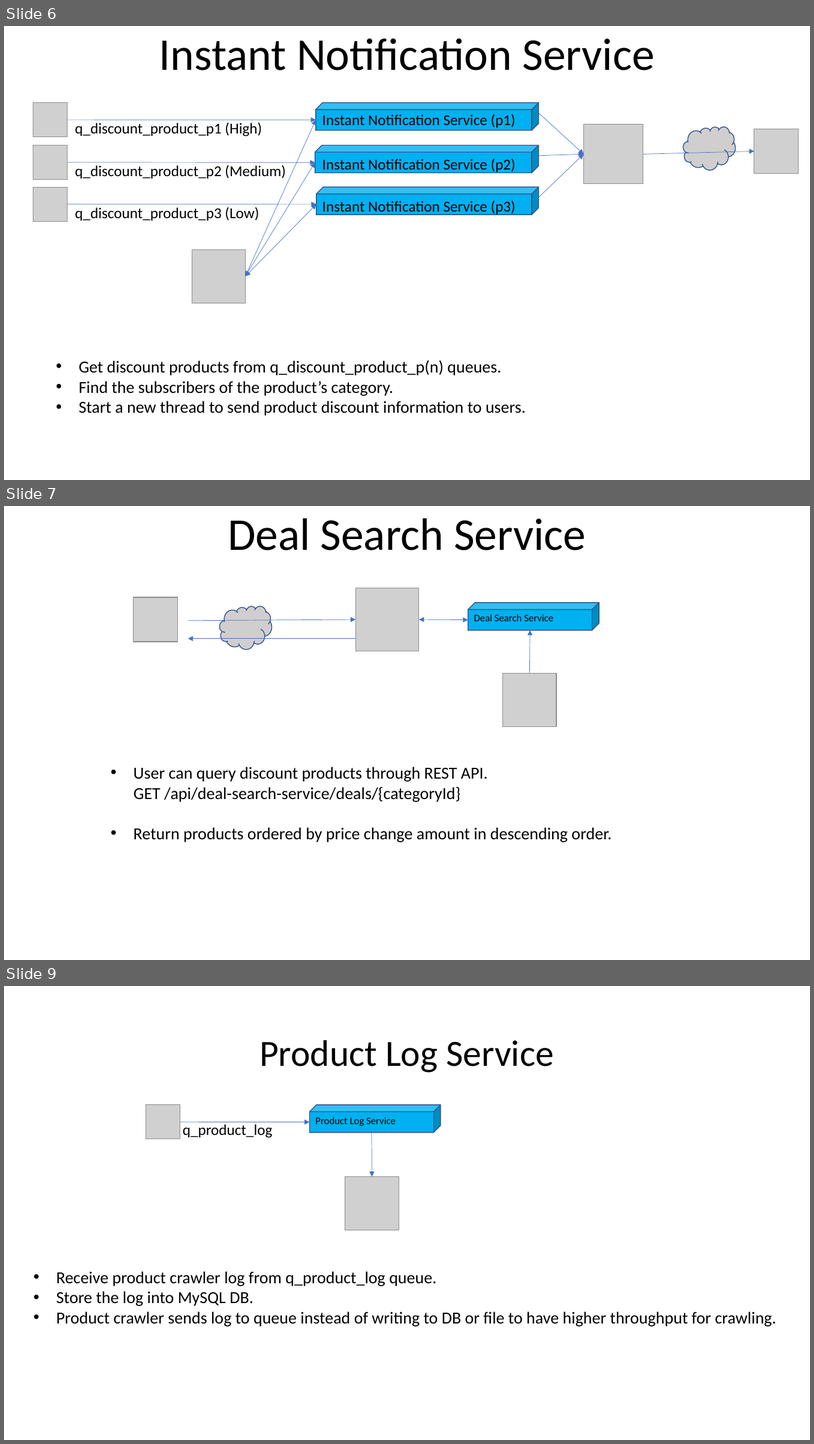
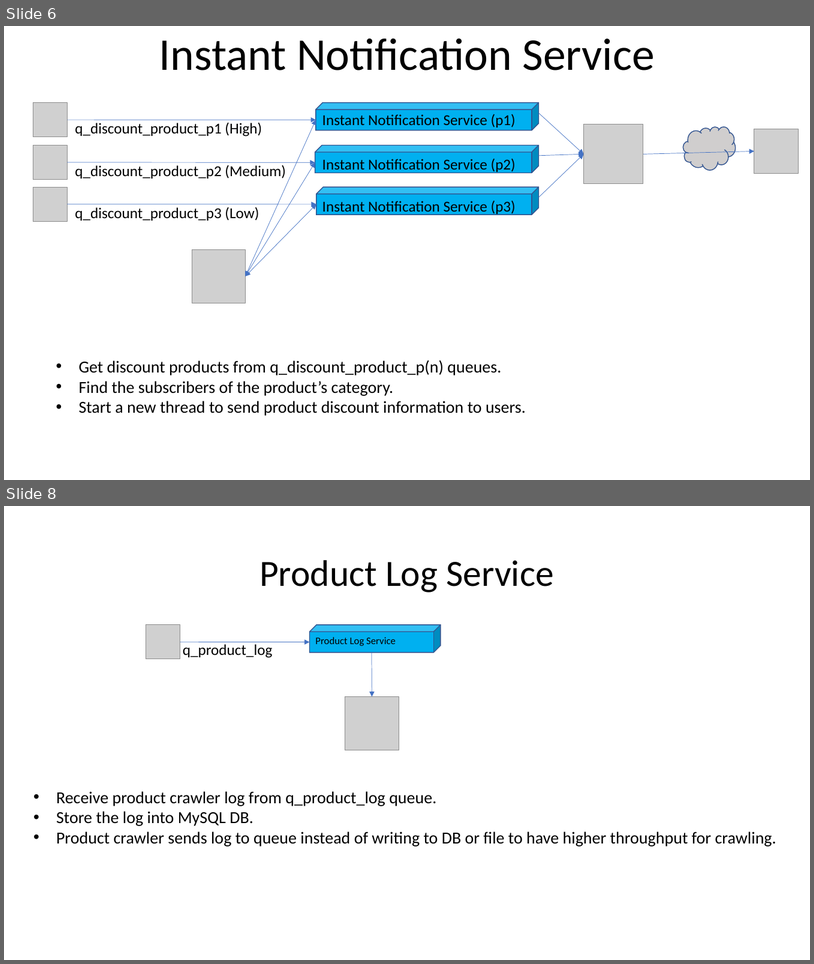
Before and after one commit to youhusky/price-monitoring-system, a slide deck: PriceMonitoringDesign.pptx. Shown one above the other, each under a label of ours: slides 6, 7 and 9 before the commit, slides 6 and 8 after it; the slides between them are not shown. The pictures are 814x1444 and 814x964 pixels, drawn with LibreOffice and Linux fonts; fonts in the diff are those of the drawing; grey boxes stand for pictures. Boxes give left, top, right and bottom in pixels: in the first picture for what was removed or moved away, otherwise in the second. Text is boxed around its words. In the diff, an @@ line names an element or a change of style, - is before the commit and + after.

```diff
--- a/PriceMonitoringDesign.pptx
+++ b/PriceMonitoringDesign.pptx
@@ slide 7 removed at [4,506,810,960], background #FFFFFF @@
@@ title removed at [228,518,586,550] @@
-Deal Search Service
@@ picture removed at [356,588,420,651] @@
@@ picture removed at [134,597,177,642] @@
@@ cloud removed at [219,606,272,649] @@
@@ cube removed at [468,603,600,631] @@
@@ arrow removed from (188, 621) to (356, 620) @@
@@ double arrow removed from (420, 620) to (468, 620) @@
@@ text removed at [474,614,554,621] @@
-Deal Search Service
@@ arrow removed from (530, 673) to (530, 630) @@
@@ arrow removed from (356, 639) to (188, 639) @@
@@ picture removed at [503,673,557,727] @@
@@ text removed at [134,766,612,842] @@
-• User can query discount products through REST API.
-GET /api/deal-search-service/deals/{categoryId}
-• Return products ordered by price change amount in descending order.
@@ what was slide 9 is now slide 8 @@
```
Also in this commit, not shown: 2 slides changed, 18 other files.
